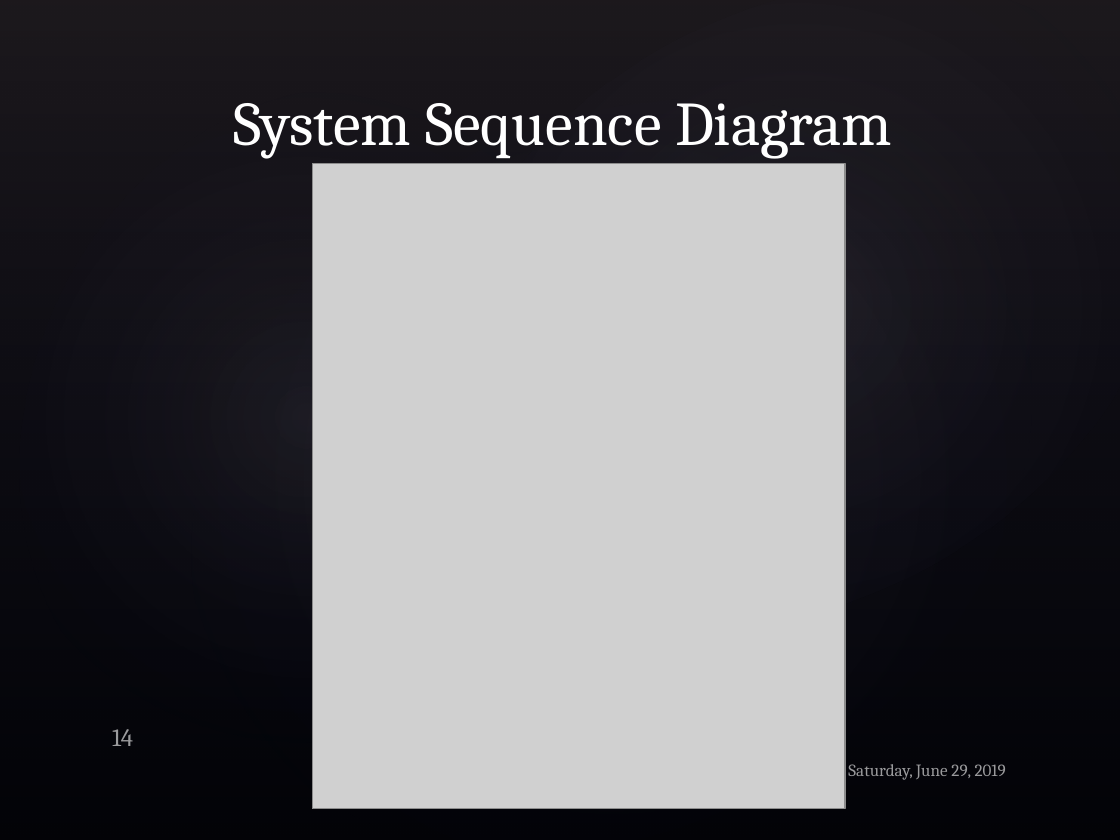
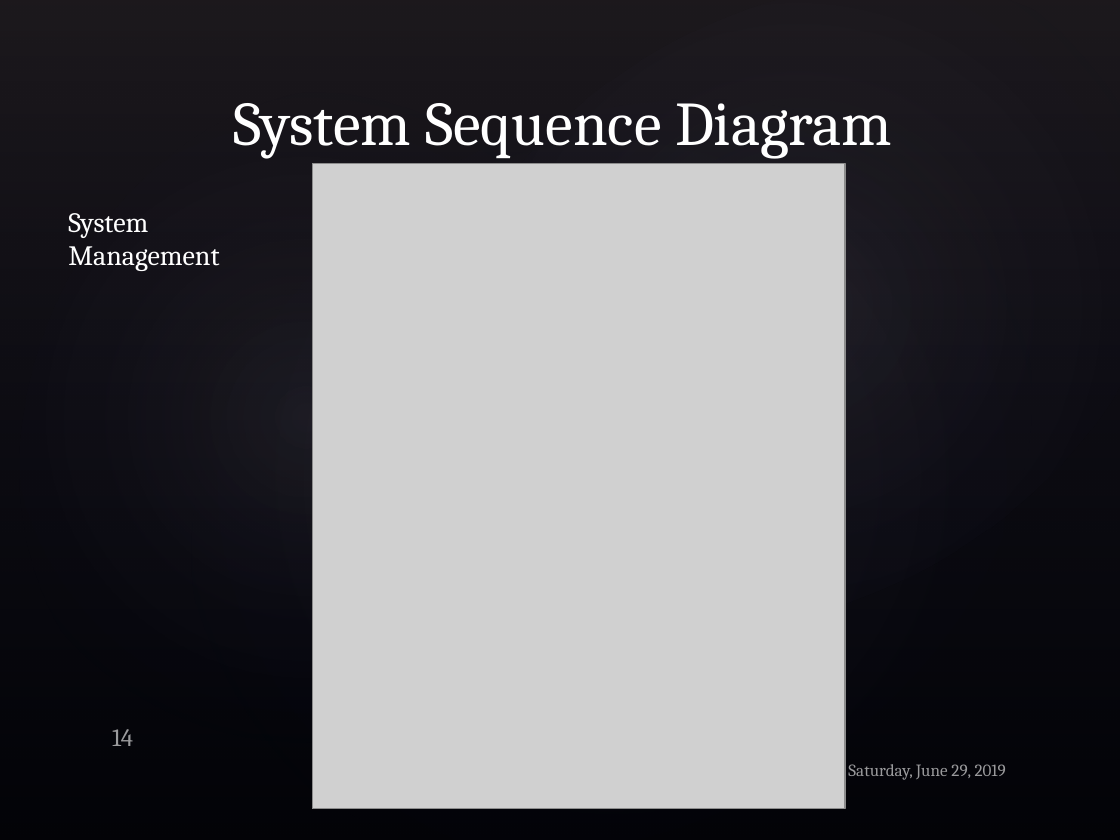
Before and after one commit to iv1660yg/MSU-ICS-370, a slide deck: slide 14 of Project_Elaboration_1.pptx. Drawn at 1120x840 pixels with LibreOffice and Linux fonts; fonts in the diff are those of the drawing; grey boxes stand for pictures; background and template pictures are left out. Boxes give left, top, right and bottom in pixels: in the first picture for what was removed or moved away, otherwise in the second. Text is boxed around its words. In the diff, an @@ line names an element or a change of style, - is before the commit and + after.

```diff
--- a/Project_Elaboration_1.pptx
+++ b/Project_Elaboration_1.pptx
@@ text added at <box>68,213,219,271</box>, 18 pt, text #FFFFFF @@
+System Management
```
Also in this commit, not shown: 7 other slides changed.
